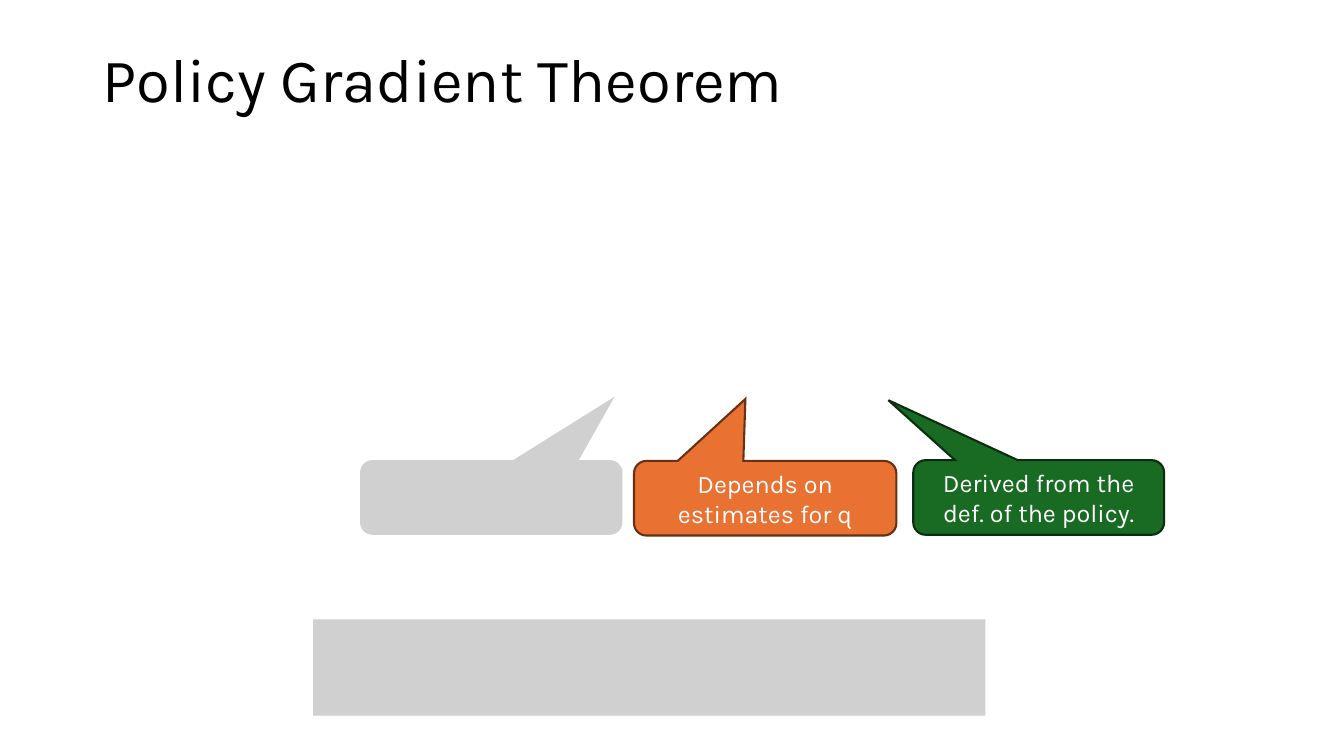
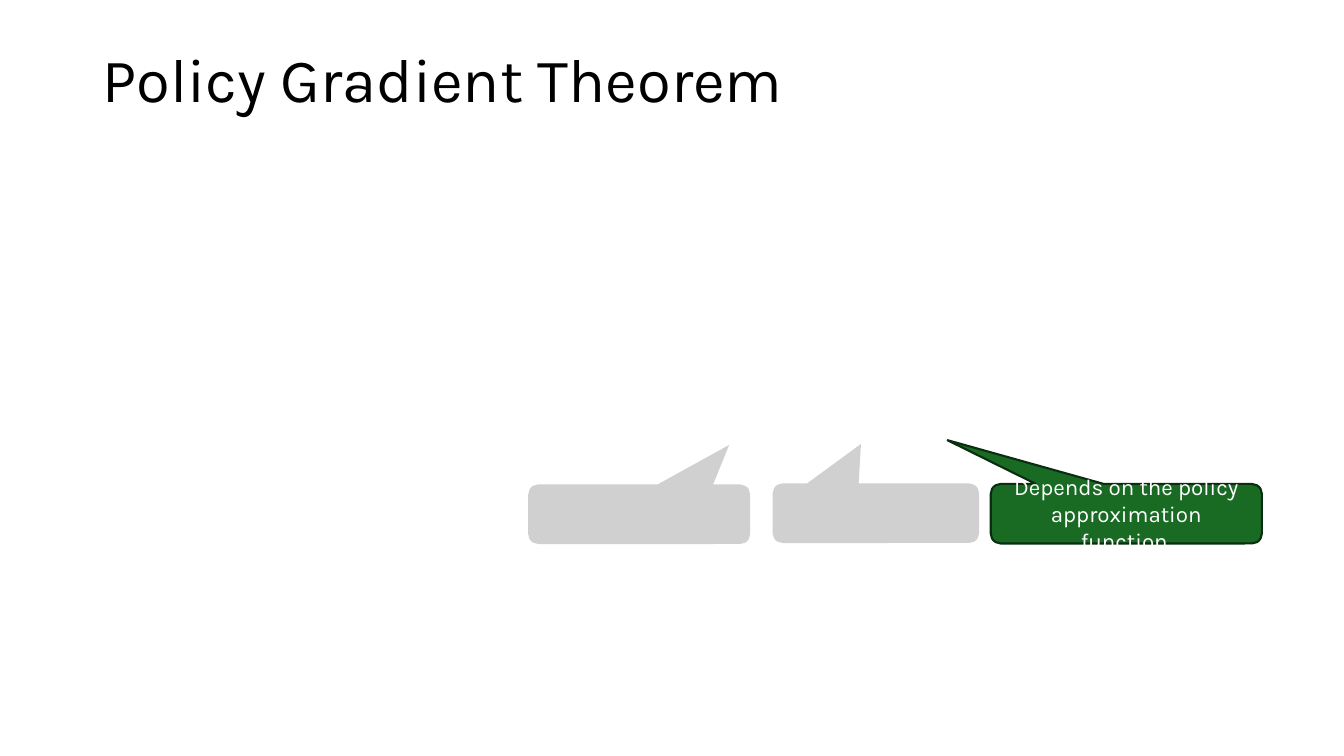
Before and after one commit to mhahsler/Introduction_to_Reinforcement_Learning, a slide deck: slide 6 of slides/Lecture_Chapter13.pptx (slide 8 before the commit). Drawn at 1344x756 pixels with LibreOffice and Linux fonts; fonts in the diff are those of the drawing; grey boxes stand for pictures. Boxes give left, top, right and bottom in pixels: in the first picture for what was removed or moved away, otherwise in the second. Text is boxed around its words. In the diff, an @@ line names an element or a change of style, - is before the commit and + after.

```diff
--- a/slides/Lecture_Chapter13.pptx
+++ b/slides/Lecture_Chapter13.pptx
@@ picture removed at [360,460,622,534] @@
@@ rounded speech box removed at [634,461,896,535] @@
-Depends on estimates for q
@@ rounded speech box "Depends on the policy approximation ...": place and size @@
-rounded speech box "Depends on the policy approximation ..." at [913,460,1165,534]
+rounded speech box "Depends on the policy approximation ..." at [991,484,1262,543]
@@ rounded speech box "Depends on the policy approximation ..." at [991,484,1262,543]: proportions changed @@
@@ text in rounded speech box at [1014,475,1238,555]: text changed; size 18 to 16 pt @@
-Derived from the def. of the policy.
+Depends on the policy approximation function.
@@ picture added at [528,485,750,544] @@
@@ picture added at [773,484,980,543] @@
@@ picture removed at [314,619,986,716] @@
```
Also in this commit, not shown: 8 other slides changed, 3 slides added, 1 slide removed, 3 other files.
